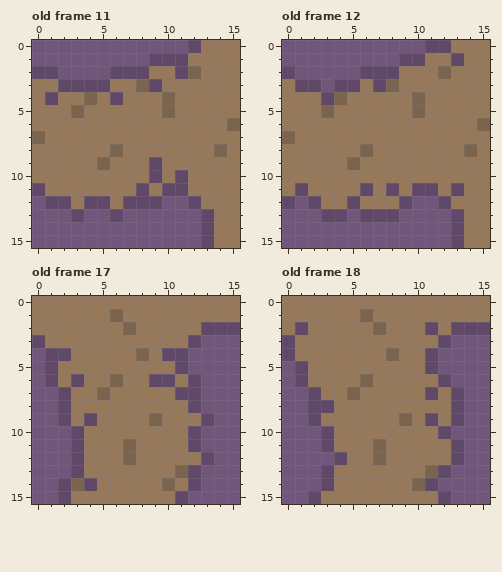
One commit to this pixel-art file: art/standard_tileset.aseprite. This is how it looked before the edit.
16x16 pixels, 24 frames. Shown: old frame 11, old frame 12, old frame 17, old frame 18. The commit also changed other frames, which this record leaves out.
Once edited:
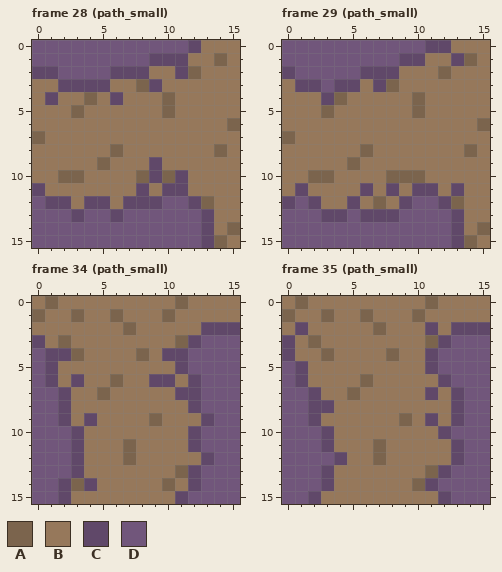
Palette (. is transparent): A #7b644d  B #96785b  C #604869  D #71567b
From old to new:
frames 24 -> 90
Frame 28 (path_small) against old frame 11, layer "Layer 3":
Colour B becomes colour A in row 1 at x 14; in row 10 at x 2 to 3, 8 and 10; in row 12 at x 13; in row 14 at x 15; in row 15 at x 14.
Frame 29 (path_small) against old frame 12, layer "Layer 3":
Colour B becomes colour A in row 1 at x 14; in row 10 at x 2 to 3 and 8 to 10; in row 12 at x 7 and 13; in row 14 at x 15; in row 15 at x 14.
Frame 34 (path_small) against old frame 17, layer "Layer 3":
Colour B becomes colour A in row 0 at x 1 and 11; in row 1 at x 0, 3 and 10; in row 3 at x 2 and 11; in row 4 at x 3.
Frame 35 (path_small) against old frame 18, layer "Layer 3": the same change as frame 34 (path_small)
